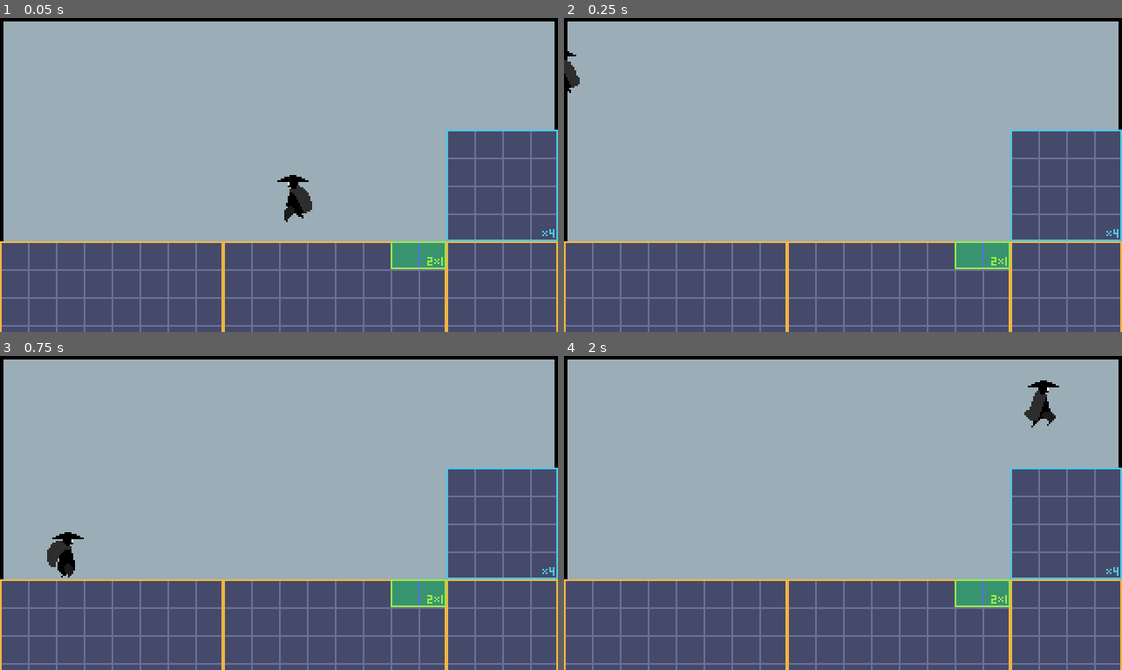
Above: before the commit, frames 1-4 (two rows, left to right).
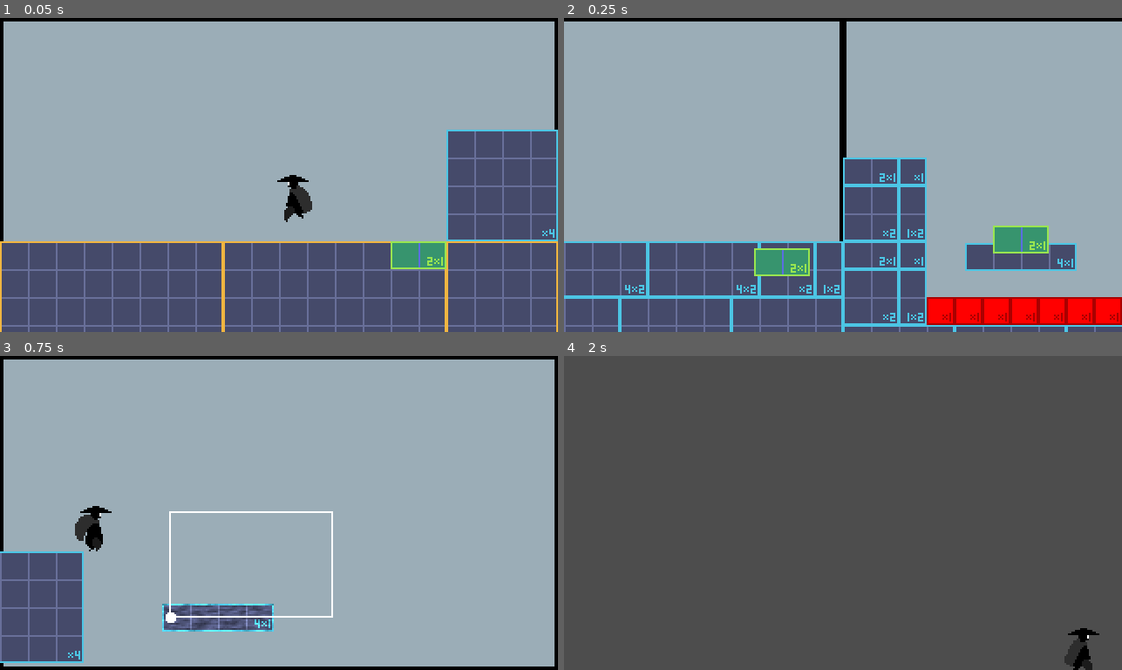
Above: after the commit, the same moments.

Repository: francosorbello/the-last-dance
Game: Godot game, scene res://maps/map1/level1.tscn
Two runs of this game, one before a commit and one after it. Both use one fixed random seed, a clock stepped at 60 frames per second and the inputs below. The project has no main scene, so this scene is started directly.
Inputs (mouse positions are in pixels of both pictures, inside the frame that each line leads up to):
- Up to frame 1 (0.05 s): no input
- Up to frame 2 (0.25 s): no input
- Up to frame 3 (0.75 s): move the mouse to (401, 497) at 0.52 s; hold Right (move_right) from 0.53 s (still down); hold C (freeze) from 0.53 s (still down)
- Up to frame 4 (2 s): keep holding Right (move_right); tap Space (jump) at 0.77, 1.52 s; move the mouse to (731, 528) at 1.27 s; release C (freeze) at 1.28 s; tap C (freeze) at 1.35 s

Frame 1 is identical in both runs. In frame 2, 25% of the frame differs, in the area x 0-100%, y 1-100%; in frame 3, 34%; in frame 4, 100%, in the area x 0-100%, y 0-100%.

Commit message:
fixed looping platforms changing direction sometimes

Diff:
--- a/freezables/platform/platform.gd
+++ b/freezables/platform/platform.gd
@@ -8,6 +8,8 @@
         if Engine.is_editor_hint() and get_parent() and get_parent() is Path2D:
             progress_ratio = initial_progress_ratio
 
+@export var show_path : bool
+@export var line_indicator_scene : PackedScene
 
 var has_path : bool
 var _direction_modifier : int = 1
@@ -16,6 +18,8 @@
     if get_parent() is Path2D:
         has_path = true
         progress_ratio = initial_progress_ratio
+        if show_path and not Engine.is_editor_hint():
+            get_parent().add_child.call_deferred(line_indicator_scene.instantiate())
 
 func _physics_process(delta):
     if Engine.is_editor_hint() or $FreezableComponent.frozen:
@@ -23,7 +27,7 @@
 
     if has_path:
         progress += speed * delta * _direction_modifier
-        if not loop and is_zero_approx(progress_ratio) or is_equal_approx(progress_ratio,1.0):
+        if not loop and (is_zero_approx(progress_ratio) or is_equal_approx(progress_ratio,1.0)):
             _direction_modifier *= -1
 
 func _on_freezable_component_on_freeze_toggle(_is_frozen:bool) -> void:
--- a/freezables/platform/platform.tscn
+++ b/freezables/platform/platform.tscn
@@ -1,9 +1,10 @@
-[gd_scene load_steps=6 format=3 uid="uid://bpmicnn75rcmd"]
+[gd_scene load_steps=7 format=3 uid="uid://bpmicnn75rcmd"]
 
 [ext_resource type="Script" uid="uid://cn0p8bxdwqe38" path="res://freezables/platform/platform.gd" id="1_4ojcy"]
 [ext_resource type="Texture2D" uid="uid://dgvp4j3v7donw" path="res://assets/platform.png" id="1_7p4g5"]
 [ext_resource type="PackedScene" uid="uid://du2n7hnfpoyuw" path="res://freezables/freezable_component.tscn" id="3_0v5mn"]
 [ext_resource type="PackedScene" uid="uid://c0t0qds41kbg6" path="res://freezables/frozen_visual_component.tscn" id="4_55h73"]
+[ext_resource type="PackedScene" uid="uid://cnx8lvygcpvv5" path="res://freezables/line_indicator.tscn" id="5_x7ujd"]
 
 [sub_resource type="RectangleShape2D" id="RectangleShape2D_7p4g5"]
 size = Vector2(64, 16)
@@ -12,6 +13,8 @@
 rotates = false
 loop = false
 script = ExtResource("1_4ojcy")
+line_indicator_scene = ExtResource("5_x7ujd")
+debug_platform = null
 
 [node name="StaticBody2D" type="AnimatableBody2D" parent="."]
 collision_layer = 3
--- a/maps/map1/level1.tscn
+++ b/maps/map1/level1.tscn
@@ -34,10 +34,19 @@
 }
 point_count = 2
 
+[sub_resource type="Curve2D" id="Curve2D_g07r2"]
+_data = {
+"points": PackedVector2Array(0, 0, 0, 0, 2313, 150, 0, 0, 0, 0, 2406, 150, 0, 0, 0, 0, 2406, 90, 0, 0, 0, 0, 2313, 90, 0, 0, 0, 0, 2313, 150)
+}
+point_count = 5
+
 [sub_resource type="RectangleShape2D" id="RectangleShape2D_3xa4f"]
 size = Vector2(20, 106)
 
 [sub_resource type="RectangleShape2D" id="RectangleShape2D_n0nrh"]
+size = Vector2(20, 106)
+
+[sub_resource type="RectangleShape2D" id="RectangleShape2D_g07r2"]
 size = Vector2(20, 106)
 
 [sub_resource type="AudioStreamPlaylist" id="AudioStreamPlaylist_g07r2"]
@@ -47,11 +56,11 @@
 [node name="Level1V1" type="Node"]
 
 [node name="RoomLayoutTiles" type="TileMapLayer" parent="."]
-tile_map_data = PackedByteArray("AAAAAAAAAAAAAAAAAAABAAAAAAAAAAAAAAACAAAAAAAAAAAAAAADAAAAAAAAAAAAAAAEAAAAAAAAAAAAAAAFAAAAAAAAAAAAAAAGAAAAAAAAAAAAAAA=")
+tile_map_data = PackedByteArray("AAAAAAAAAAAAAAAAAAABAAAAAAAAAAAAAAACAAAAAAAAAAAAAAADAAAAAAAAAAAAAAAEAAAAAAAAAAAAAAAFAAAAAAAAAAAAAAAGAAAAAAAAAAAAAAAHAAAAAAAAAAAAAAAIAAAAAAAAAAAAAAA=")
 tile_set = ExtResource("1_dm508")
 
 [node name="LvlLayout" type="TileMapLayer" parent="."]
-tile_map_data = PackedByteArray("AAAHAA8ABQALAAsAAAAPAA8ABQA …(1599 unchanged characters)… AGAAYAAABDAAEABQAGAAMAAABHAAEABQAGAAMAAAA=")
+tile_map_data = PackedByteArray("AAAHAA8ABQALAAsAAAAPAA8ABQA …(1599 unchanged characters)… AGAAYAAABDAAEABQAGAAMAAABHAAEABQAGAAMAAACKAAoABQAGAAYAAACOAAoABQAGAAYAAAA=")
 tile_set = ExtResource("2_27s62")
 
 [node name="Player" parent="." instance=ExtResource("2_hy2or")]
@@ -88,6 +97,8 @@
 
 [node name="Platform" parent="Room2/Path2D" instance=ExtResource("6_c6cj8")]
 position = Vector2(728, 113)
+show_path = true
+debug_platform = null
 
 [node name="Room4" type="Node2D" parent="."]
 
@@ -98,6 +109,7 @@
 [node name="Platform" parent="Room4/Path2D" instance=ExtResource("6_c6cj8")]
 position = Vector2(1027, 270)
 loop = true
+debug_platform = null
 
 [node name="Path2D2" type="Path2D" parent="Room4"]
 position = Vector2(175, -212)
@@ -108,6 +120,7 @@
 progress = 201.602
 speed = 65.0
 initial_progress_ratio = 0.9
+debug_platform = null
 
 [node name="Room5" type="Node2D" parent="."]
 position = Vector2(1625, 87)
@@ -118,12 +131,24 @@
 [node name="Path2D" type="Path2D" parent="Room5"]
 curve = SubResource("Curve2D_n0nrh")
 
-[node name="PathFollow2D" type="PathFollow2D" parent="Room5/Path2D"]
+[node name="Platform" parent="Room5/Path2D" instance=ExtResource("6_c6cj8")]
 position = Vector2(64, 50)
-loop = false
+debug_platform = null
 
-[node name="JumpPad" parent="Room5/Path2D/PathFollow2D" instance=ExtResource("5_bc83r")]
+[node name="JumpPad" parent="Room5/Path2D/Platform" instance=ExtResource("5_bc83r")]
 position = Vector2(0, -10)
+
+[node name="Room6" type="Node2D" parent="."]
+
+[node name="Path2D" type="Path2D" parent="Room6"]
+position = Vector2(25, 0)
+curve = SubResource("Curve2D_g07r2")
+
+[node name="Platform" parent="Room6/Path2D" instance=ExtResource("6_c6cj8")]
+position = Vector2(2313, 150)
+loop = true
+show_path = true
+debug_platform = true
 
 [node name="CheckpointManager" parent="." instance=ExtResource("7_84m1b")]
 
@@ -145,6 +170,16 @@
 
 [node name="Marker2D" type="Marker2D" parent="CheckpointManager/Checkpoint2"]
 
+[node name="Checkpoint3" parent="CheckpointManager" instance=ExtResource("8_3xa4f")]
+position = Vector2(2256, 109)
+initial = true
+
+[node name="CollisionShape2D" type="CollisionShape2D" parent="CheckpointManager/Checkpoint3"]
+position = Vector2(0, -29)
+shape = SubResource("RectangleShape2D_g07r2")
+
+[node name="Marker2D" type="Marker2D" parent="CheckpointManager/Checkpoint3"]
+
 [node name="Music" type="AudioStreamPlayer" parent="."]
 stream = SubResource("AudioStreamPlaylist_g07r2")
 volume_db = -10.0
--- a/tests/test.tscn
+++ b/tests/test.tscn
@@ -45,6 +45,7 @@
 
 [node name="Platform" parent="LinearPath" instance=ExtResource("3_7517i")]
 position = Vector2(4, 3)
+debug_platform = null
 
 [node name="JumpPad" parent="LinearPath/Platform" instance=ExtResource("4_ry45r")]
 position = Vector2(0, -25)
@@ -55,24 +56,28 @@
 [node name="Platform" parent="CircularPath" instance=ExtResource("3_7517i")]
 position = Vector2(257, -21)
 loop = true
+debug_platform = null
 
 [node name="Platform2" parent="CircularPath" instance=ExtResource("3_7517i")]
 position = Vector2(327.952, -63.1471)
 progress = 88.8643
 loop = true
 initial_progress_ratio = 0.25
+debug_platform = null
 
 [node name="Platform3" parent="CircularPath" instance=ExtResource("3_7517i")]
 position = Vector2(383.897, -9.24216)
 progress = 177.729
 loop = true
 initial_progress_ratio = 0.5
+debug_platform = null
 
 [node name="Platform4" parent="CircularPath" instance=ExtResource("3_7517i")]
 position = Vector2(326.894, 31.5718)
 progress = 252.375
 loop = true
 initial_progress_ratio = 0.71
+debug_platform = null
 
 [node name="MovingBelt" parent="." instance=ExtResource("5_dsb46")]
 position = Vector2(-324, 91)
Not shown: 1 places in maps/map1/level1.tscn that only renumber resources
